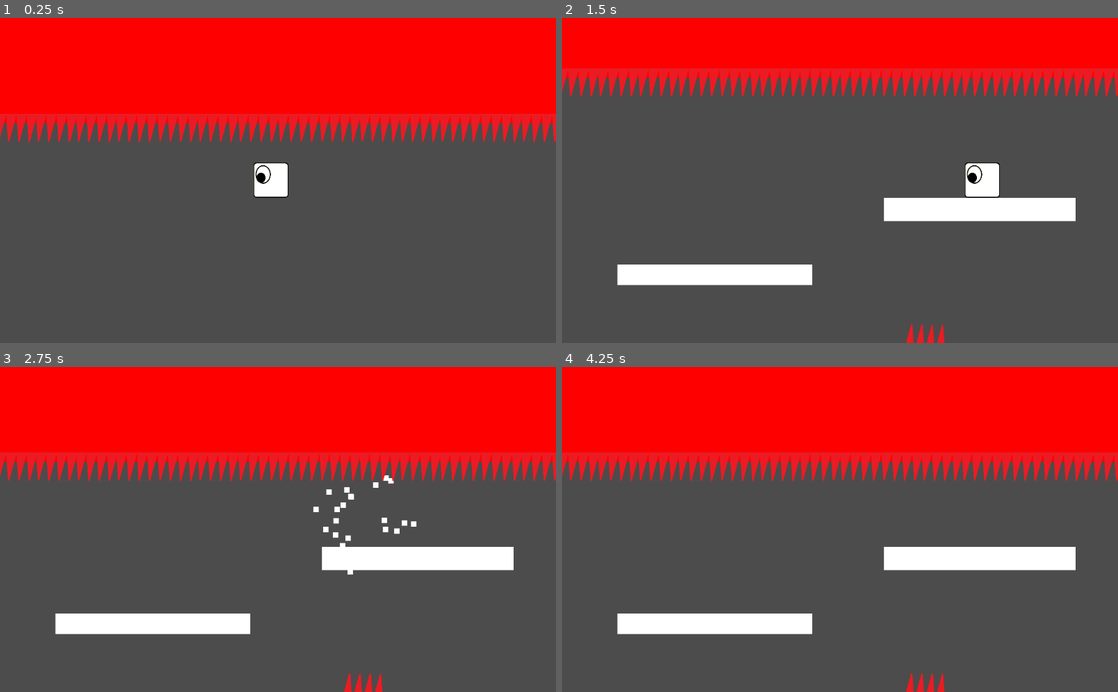
Above: before the commit, frames 1-4 (two rows, left to right).
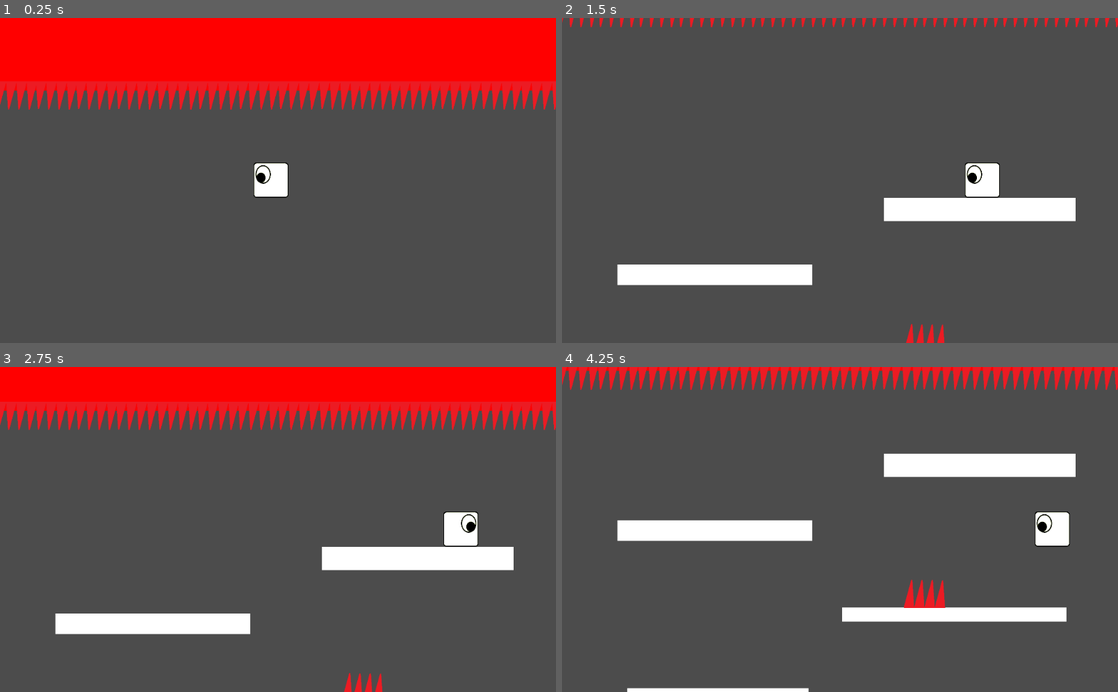
Above: after the commit, the same moments.

Repository: TheSolarPrincess/LudumDare48
Game: Godot game, scene res://Test.tscn
Two runs of this game, one before a commit and one after it. Both use one fixed random seed, a clock stepped at 60 frames per second and the inputs below.
Inputs:
- Up to frame 1 (0.25 s): no input
- Up to frame 2 (1.5 s): hold D (move_right) 0.53-1.28 s; tap W (jump) at 0.77 s; hold A (move_left) from 1.28 s (still down)
- Up to frame 3 (2.75 s): tap W (jump) at 1.52 s; release A (move_left) at 2.03 s; hold D (move_right) from 2.03 s (still down)
- Up to frame 4 (4.25 s): tap W (jump) at 3.02, 3.77 s; release D (move_right) at 3.53 s; hold A (move_left) from 3.53 s (still down)

The runs differ from the first frame. In frame 1, 15% of the frame differs, in the area x 0-100%, y 19-39%; in frame 2, 21%; in frame 3, 22%; in frame 4, 43%, in the area x 0-100%, y 0-100%.

Commit message:
Offscreen doom speed boost

Diff:
--- a/Test.tscn
+++ b/Test.tscn
@@ -80,12 +80,23 @@
 [sub_resource type="GDScript" id=11]
 script/source = "extends Node2D
 
-const DOOM_SPEED = 300
+const DOOM_SPEED_ONSCREEN = 60
+const DOOM_SPEED_OFFSCREEN = 300
+
 
 func _physics_process(delta):
 	var player = get_tree().get_nodes_in_group(\"player\")[0]
 	if player.is_dead: return
-	self.position.y += DOOM_SPEED * delta
+
+	var camera = get_tree().get_nodes_in_group(\"camera\")[0]
+	print ( camera.position.y - self.position.y)
+	var on_screen = camera.position.y - self.position.y < get_viewport().size.y / 2
+	if on_screen:
+		print(\"onscreen\")
+		self.position.y += DOOM_SPEED_ONSCREEN * delta
+	else:
+		print(\"offscreen\")
+		self.position.y += DOOM_SPEED_OFFSCREEN * delta
 "
 
 [node name="Test" type="Node2D"]
@@ -115,7 +126,9 @@
 process_material = SubResource( 3 )
 texture = ExtResource( 3 )
 
-[node name="Camera2D" type="Camera2D" parent="."]
+[node name="Camera2D" type="Camera2D" parent="." groups=[
+"camera",
+]]
 position = Vector2( 513.566, -549.659 )
 current = true
 script = SubResource( 4 )
